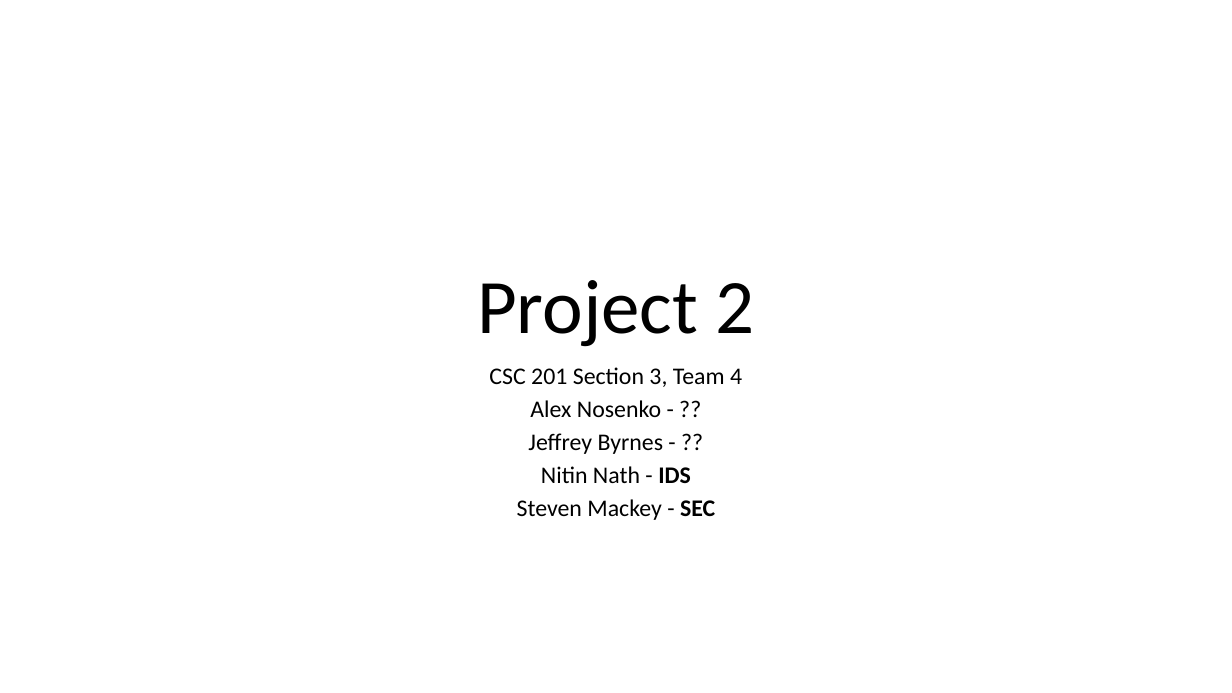
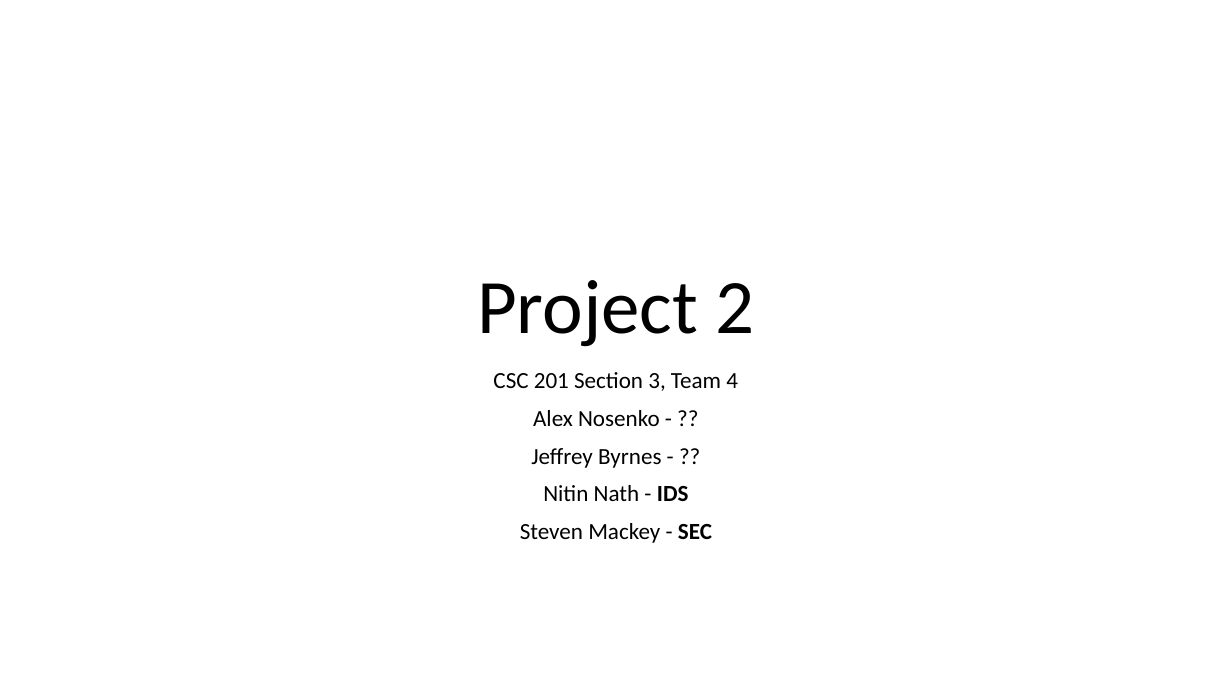
Before and after one commit to stevester94/CSC201_Project, a slide deck: slide 1 of Project2.pptx. Drawn at 1232x693 pixels with LibreOffice and Linux fonts; fonts in the diff are those of the drawing. Boxes give left, top, right and bottom in pixels: in the first picture for what was removed or moved away, otherwise in the second. Text is boxed around its words. In the diff, an @@ line names an element or a change of style, - is before the commit and + after.

```diff
--- a/Project2.pptx
+++ b/Project2.pptx
@@ text "CSC 201 Section 3, Team ..." at (493,372,738,543): size 18.6 to 18 pt; line spacing 0.7 to 0.9 @@
```
Also in this commit, not shown: 1 other slide changed, 7 slides added.
